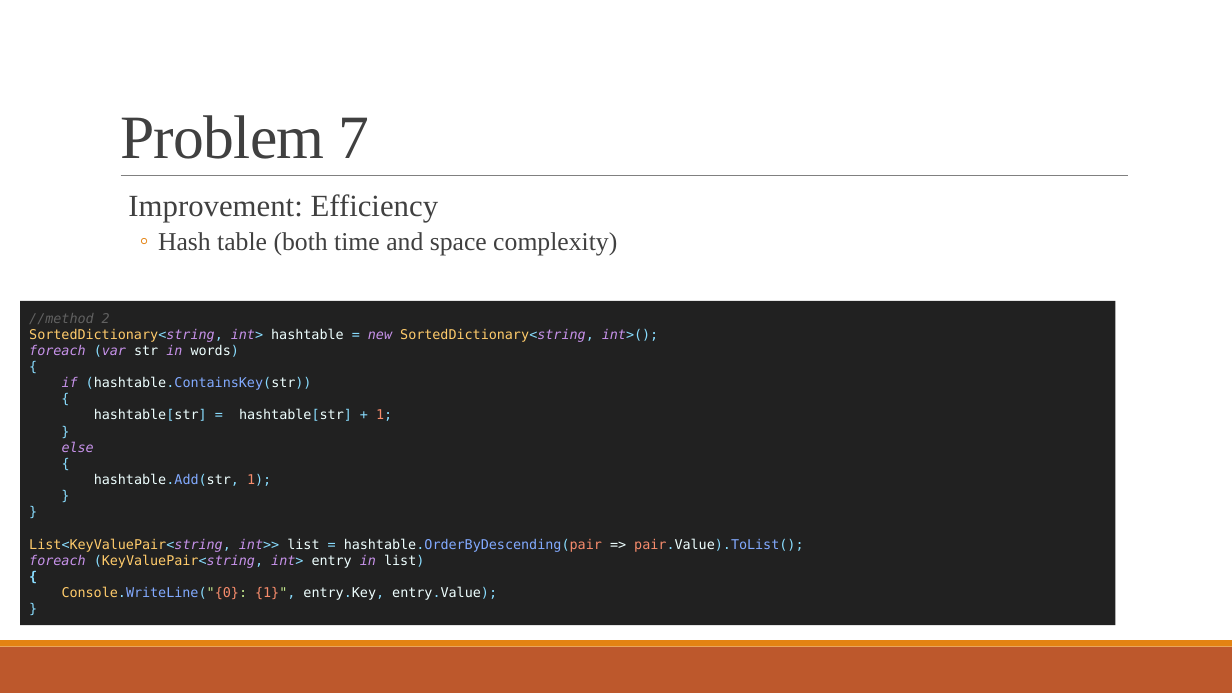
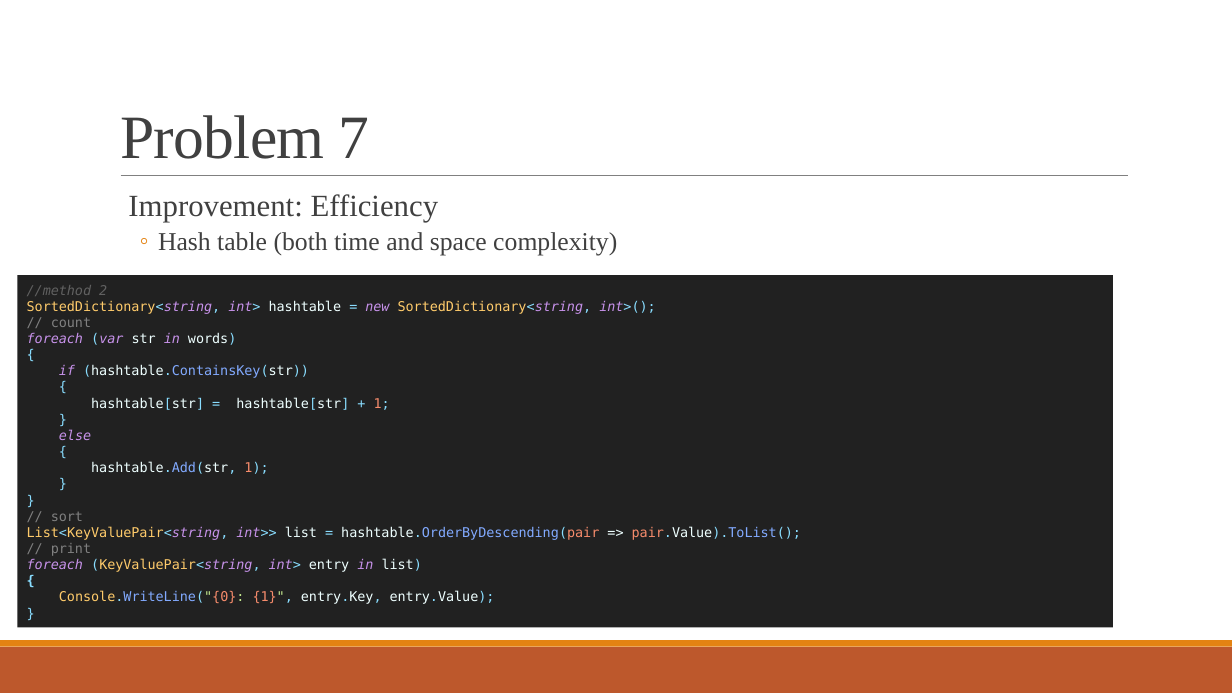
Before and after one commit to fordevoted/1092_EE3031_Computer-Programming, a slide deck: slide 9 of TA Lecture/Computer Programming Mid-term Test 2.pptx. Drawn at 1232x693 pixels with LibreOffice and Linux fonts; fonts in the diff are those of the drawing. Boxes give left, top, right and bottom in pixels: in the first picture for what was removed or moved away, otherwise in the second. Text is boxed around its words. In the diff, an @@ line names an element or a change of style, - is before the commit and + after.

```diff
--- a/TA Lecture/Computer Programming Mid-term Test 2.pptx
+++ b/TA Lecture/Computer Programming Mid-term Test 2.pptx
@@ rectangle "//method 2 SortedDictionary<string, int> hashtable ...": place and size @@
-rectangle "//method 2 SortedDictionary<string, int> hashtable ..." at bbox=[20, 301, 1116, 626]
+rectangle "//method 2 SortedDictionary<string, int> hashtable ..." at bbox=[18, 275, 1113, 628]
@@ text in rectangle at bbox=[27, 285, 801, 604]: text changed @@
-//method 2
-SortedDictionary<string, int> hashtable = new SortedDictionary<string, int>();
-foreach (var str in words)
-{
-if (hashtable.ContainsKey(str))
-{
-hashtable[str] = hashtable[str] + 1;
-}
-else
-{
-hashtable.Add(str, 1);
-}
-}
-List<KeyValuePair<string, int>> list = hashtable.OrderByDescending(pair => pair.Value).ToList();
-foreach (KeyValuePair<string, int> entry in list)
-{
-Console.WriteLine("{0}: {1}", entry.Key, entry.Value);
-}
+//method 2
+SortedDictionary<string, int> hashtable = new SortedDictionary<string, int>();
+// count
+foreach (var str in words)
+{
+if (hashtable.ContainsKey(str))
+{
+hashtable[str] = hashtable[str] + 1;
+}
+else
+{
+hashtable.Add(str, 1);
+}
+}
+// sort
+List<KeyValuePair<string, int>> list = hashtable.OrderByDescending(pair => pair.Value).ToList();
+// print
+foreach (KeyValuePair<string, int> entry in list)
+{
+Console.WriteLine("{0}: {1}", entry.Key, entry.Value);
+}
```
Also in this commit, not shown: 1 other slide changed.
